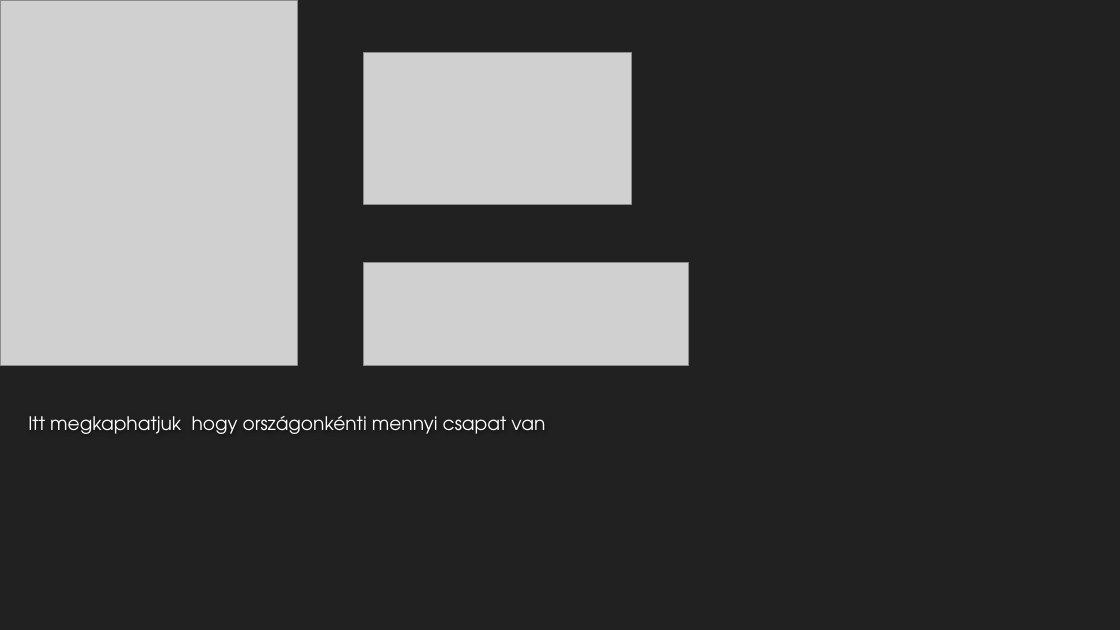
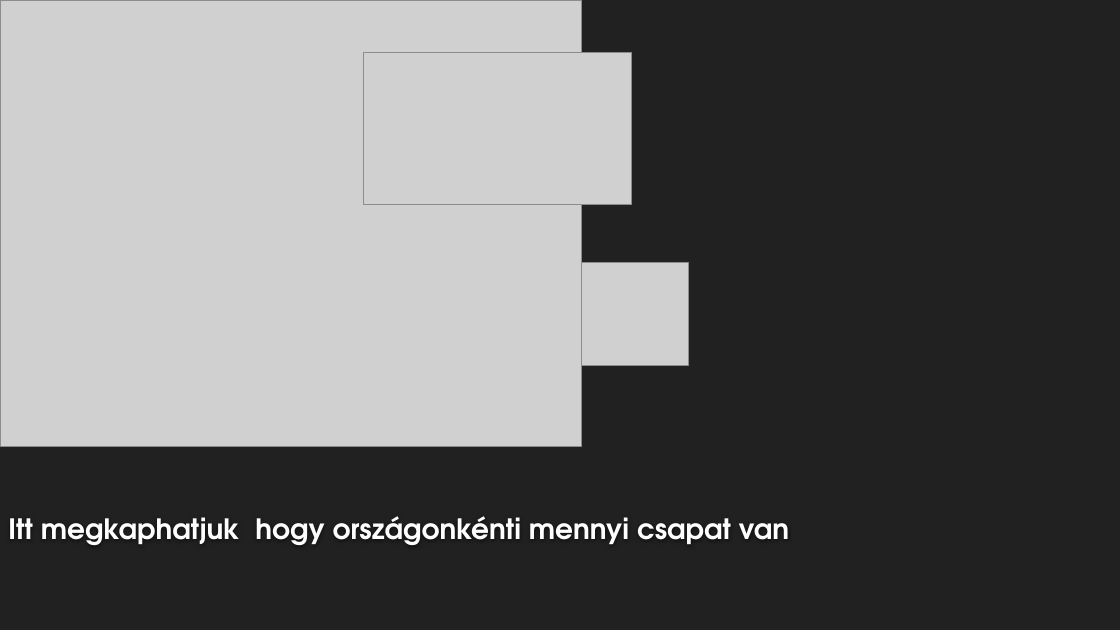
Before and after one commit to feherdorian/LinqProject, a slide deck: slide 4 of Előadás/Linq.ppt.pptx. Drawn at 1120x630 pixels with LibreOffice and Linux fonts; fonts in the diff are those of the drawing; grey boxes stand for pictures; background and template pictures are left out. Boxes give left, top, right and bottom in pixels: in the first picture for what was removed or moved away, otherwise in the second. Text is boxed around its words. In the diff, an @@ line names an element or a change of style, - is before the commit and + after.

```diff
--- a/Előadás/Linq.ppt.pptx
+++ b/Előadás/Linq.ppt.pptx
@@ picture: place and size @@
-picture at (0, 0, 297, 365)
+picture at (0, 0, 581, 446)
@@ title "Itt megkaphatjuk hogy országonkénti mennyi ...": place and size @@
-title "Itt megkaphatjuk hogy országonkénti mennyi ..." at (28, 416, 545, 434)
+title "Itt megkaphatjuk hogy országonkénti mennyi ..." at (8, 516, 789, 545)
@@ title "Itt megkaphatjuk hogy országonkénti mennyi ..." at (8, 516, 789, 545): size 16 to 24 pt, bold on @@
```
Also in this commit, not shown: 3 other slides changed.
